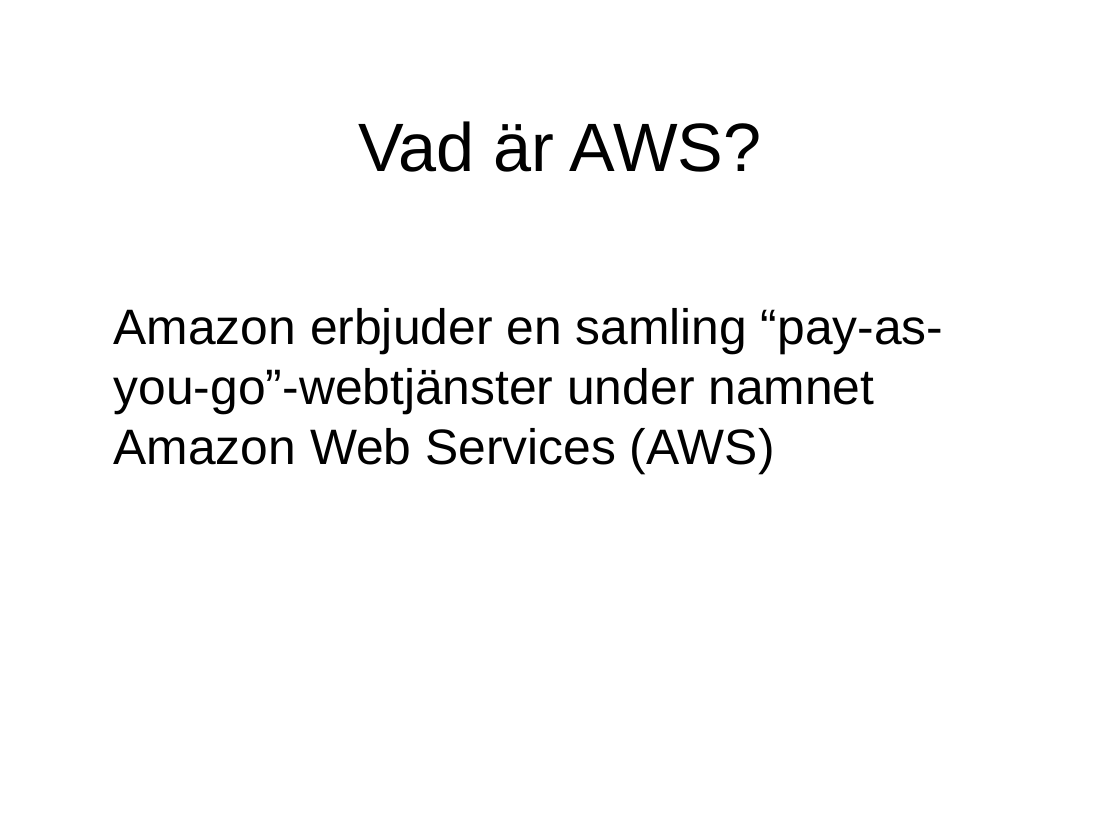
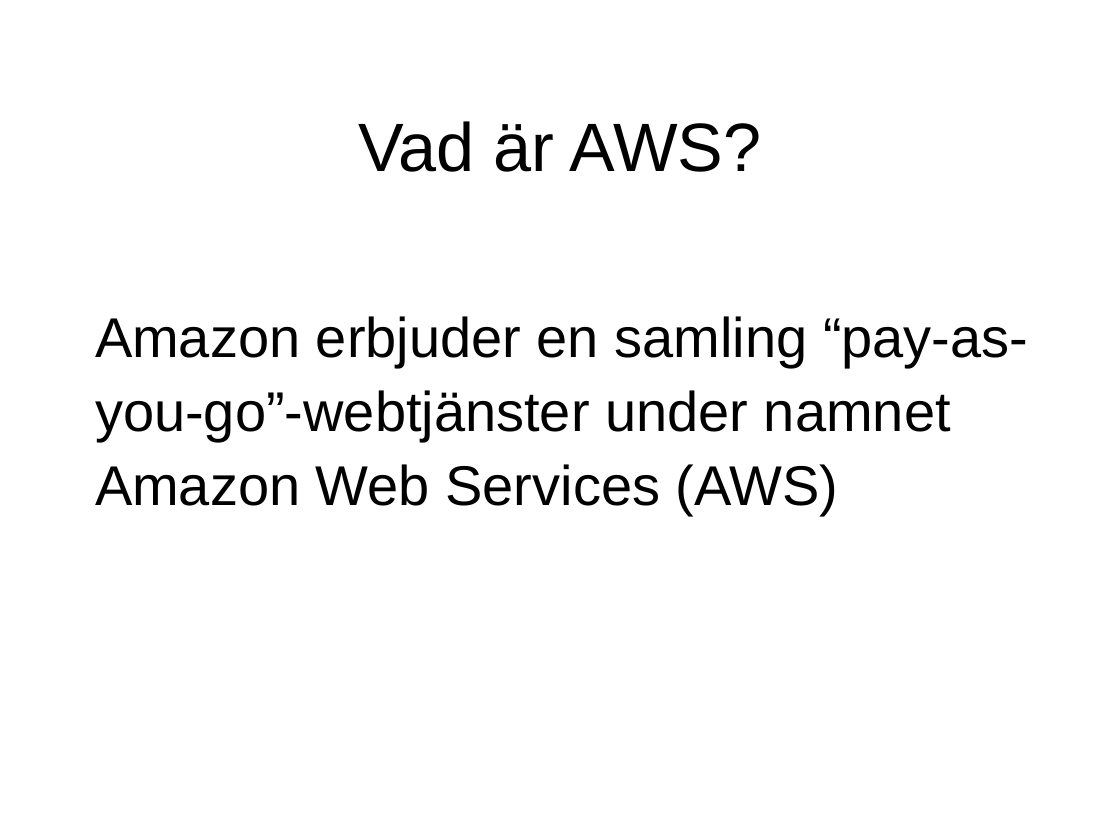
Before and after one commit to niklaslind/EC2_lab, a slide deck: slide 2 of doc/EC2_lab_1.ppt. Drawn at 1120x840 pixels with LibreOffice and Linux fonts; fonts in the diff are those of the drawing. Boxes give left, top, right and bottom in pixels: in the first picture for what was removed or moved away, otherwise in the second. Text is boxed around its words. In the diff, an @@ line names an element or a change of style, - is before the commit and + after.

```diff
--- a/doc/EC2_lab_1.ppt
+++ b/doc/EC2_lab_1.ppt
@@ text "Amazon erbjuder en samling “pay-as-you-go”-webtjänster ...": place and size @@
-text "Amazon erbjuder en samling “pay-as-you-go”-webtjänster ..." at bbox=[114, 308, 944, 474]
+text "Amazon erbjuder en samling “pay-as-you-go”-webtjänster ..." at bbox=[95, 316, 1028, 515]
@@ text "Amazon erbjuder en samling “pay-as-you-go”-webtjänster ..." at bbox=[95, 316, 1028, 515]: size 32 to 36 pt; line spacing 1 to 1.1; more space between paragraphs @@
```
Also in this commit, not shown: 2 other slides changed.
